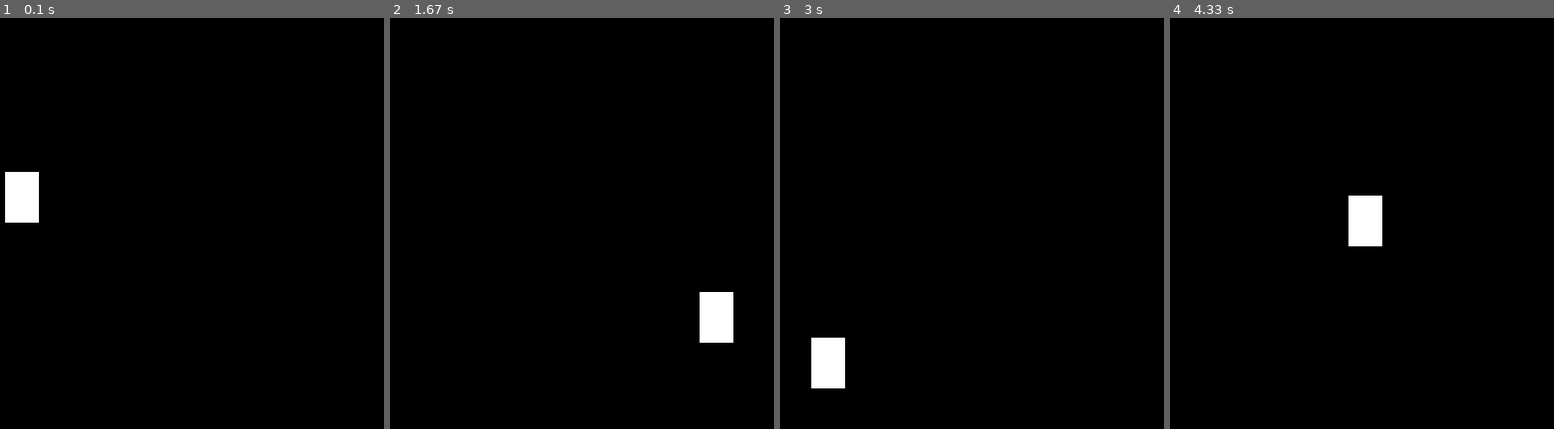
Above: before the commit, frames 1-4 (left to right).
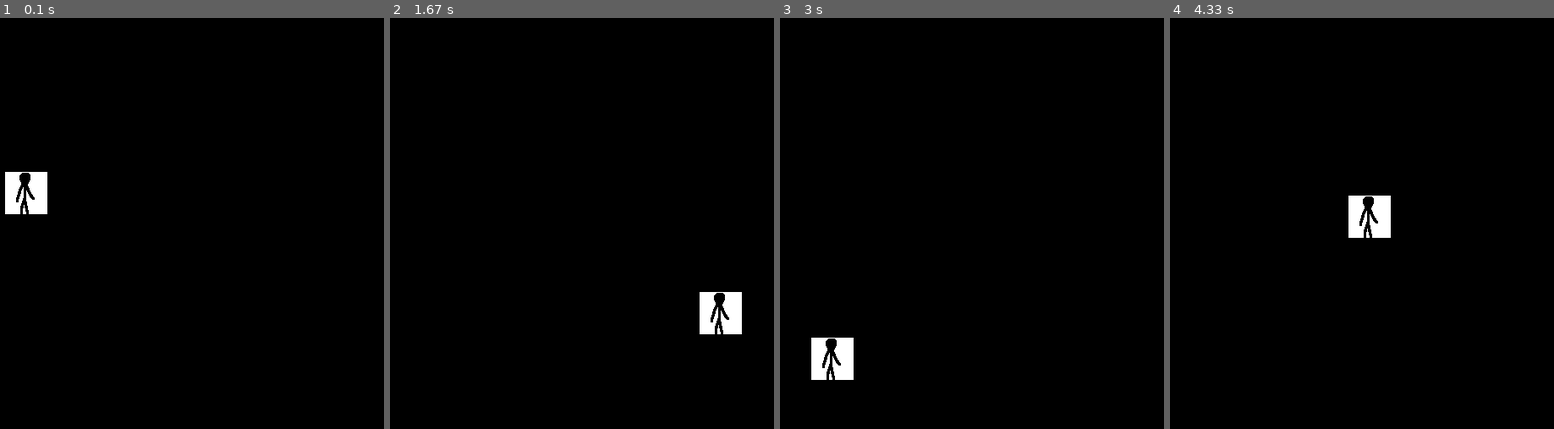
Above: after the commit, the same moments.

Repository: binnev/pygame_sandbox
Game: pygame game, started from tutorial/sandbox.py
Same seed, same stepped clock (60 frames per second), same inputs: the game is played once before the commit and once after it.
Inputs:
- Up to frame 1 (0.1 s): no input
- Up to frame 2 (1.67 s): hold Right 0.33-0.8 s; tap Space at 0.83, 1.23, 1.53 s; hold Right 1.17-1.63 s
- Up to frame 3 (3 s): hold Left 1.67-2.2 s; tap Space at 1.73, 2.03, 2.3, 2.63, 2.93 s; hold Down 2.23-2.53 s; hold Left 2.57-2.97 s
- Up to frame 4 (4.33 s): hold Right 3-3.63 s; tap Space at 3.07, 3.37, 3.73, 4.13 s; hold Down 3.67-4.03 s; hold Left from 4.07 s (still down)

The runs differ from the first frame. In frame 1, 0.6% of the frame differs, in the area x 1-13%, y 37-50%; in frame 2, 0.6%; in frame 3, 0.6%; in frame 4, 0.6%.

Commit message:
Basic sprite implemented. Next: use pygame builtin sprite class.

Diff:
--- a/tutorial/objects.py
+++ b/tutorial/objects.py
@@ -8,8 +8,51 @@
 """
 
 
+class SpriteSheet(object):
+
+    def __init__(self, filename):
+        try:
+            self.sheet = pygame.image.load(filename).convert()
+        except pygame.error as message:
+            print('Unable to load spritesheet image:', filename)
+            raise SystemExit(message)
+
+    # Load a specific image from a specific rectangle
+    def image_at(self, rectangle, colorkey=None):
+        "Loads image from x,y,x+offset,y+offset"
+        rect = pygame.Rect(rectangle)
+        image = pygame.Surface(rect.size).convert()
+        image.blit(self.sheet, (0, 0), rect)
+        if colorkey is not None:
+            if colorkey is -1:
+                colorkey = image.get_at((0, 0))
+            image.set_colorkey(colorkey, pygame.RLEACCEL)
+        return image
+
+    # Load a whole bunch of images and return them as a list
+    def images_at(self, rects, colorkey=None):
+        "Loads multiple images, supply a list of coordinates"
+        return [self.image_at(rect, colorkey) for rect in rects]
+
+    # Load a whole strip of images
+    def load_strip(self, rect, image_count, colorkey=None):
+        "Loads a strip of images and returns them as a list"
+        tups = [(rect[0] + rect[2] * x, rect[1], rect[2], rect[3])
+                for x in range(image_count)]
+        return self.images_at(tups, colorkey)
+
+
 def sign(number):
     return 1 if number > 0 else -1
+
+
+class Sprite:
+
+    def __init__(self, frames: list):
+        self.frames = frames
+
+    def get_frame(self, index):
+        return self.frames[index % len(self.frames)]
 
 
 class Thing:
@@ -27,10 +70,26 @@
     jumpsquat_frames = 4
     _friction = 0.1
     air_resistance = 0.05
+    sprites = {
+        states.STAND:
+            Sprite([pygame.image.load("sprites/stand.png")]),
+        states.SQUAT:
+            Sprite([pygame.image.load("sprites/squat.png")]),
+        states.JUMPSQUAT:
+            Sprite([pygame.image.load("sprites/squat.png")]),
+        states.FALL:
+            Sprite([pygame.image.load("sprites/jump.png")]),
+        states.RUN:
+            Sprite([
+                pygame.image.load("sprites/walk_right_1.png"),
+                pygame.image.load("sprites/walk_right_2.png"),
+            ]),
+    }
 
     # these are really instance variables...
     state = None
     fastfall = None
+    frames_elapsed = None
     jumpsquat_frames_elapsed = None
 
     def __init__(self, x, y, height, width, u=None, v=None):
@@ -49,6 +108,7 @@
             states.RUN: self.state_run,
             states.SQUAT: self.state_squat,
         }
+        self.frames_elapsed = 0
 
     @property
     def color(self):
@@ -133,8 +193,13 @@
         )
 
     def draw(self, window):
-        pygame.draw.rect(window, self.color,
-                         (self.x, self.y, self.width, self.height))
+        sprite = self.sprites.get(self.state)
+        if sprite:
+            window.blit(sprite.get_frame(self.frames_elapsed),
+                        (self.x, self.y))  #, self.width, self.height))
+        else:
+            pygame.draw.rect(window, self.color,
+                             (self.x, self.y, self.width, self.height))
 
     @property
     def airborne(self):
@@ -150,6 +215,7 @@
             self.state = states.SQUAT
         if keys[Keys.LEFT] or keys[Keys.RIGHT]:
             self.state = states.RUN
+            self.frames_elapsed = 0
 
     def enter_jumpsquat(self):
         self.state = states.JUMPSQUAT
@@ -212,3 +278,5 @@
             self.enter_jumpsquat()
         if keys[Keys.DOWN]:
             self.state = states.SQUAT
+
+        self.frames_elapsed += 1  # animate sprite
--- /dev/null
+++ b/tutorial/sprite_test.py
@@ -0,0 +1,38 @@
+import pygame
+
+from tutorial.conf import SCREEN_WIDTH, SCREEN_HEIGHT
+from tutorial.objects import SpriteSheet
+
+pygame.init()
+
+window = pygame.display.set_mode((SCREEN_WIDTH, SCREEN_HEIGHT))
+pygame.display.set_caption("Sprite test")
+
+
+
+run = True
+frame = 0
+while run:
+    pygame.time.delay(1000 // 10)
+
+    # ============= react to key presses ==============
+    keys = pygame.key.get_pressed()
+    if keys[pygame.K_ESCAPE]:
+        pygame.quit()
+    for event in pygame.event.get():
+        if event.type == pygame.QUIT:
+            run = False
+
+    window.fill((0, 0, 0))
+    # blit sprite here
+    window.blit(strip, (10, SCREEN_HEIGHT // 4))
+    index = frame % len(sprites)
+    sprite = sprites[index]
+    print(f"sprites = ", sprites)
+    print(f"trying to load sprite", index)
+    print("sprite = ", sprite)
+    window.blit(sprite, (SCREEN_WIDTH // 2, SCREEN_HEIGHT // 2))
+    pygame.display.update()
+    frame += 1
+
+pygame.quit()
Binary file added: tutorial/sprites/julian-assange-sprite-sheet-png-clipart.jpg
Binary file added: tutorial/sprites/jump.png
Binary file added: tutorial/sprites/spritesheet-demo.png
Binary file added: tutorial/sprites/squat.png
Binary file added: tutorial/sprites/stand.png
Binary file added: tutorial/sprites/walk_left_1.png
Binary file added: tutorial/sprites/walk_left_2.png
Binary file added: tutorial/sprites/walk_right_1.png
Binary file added: tutorial/sprites/walk_right_2.png
